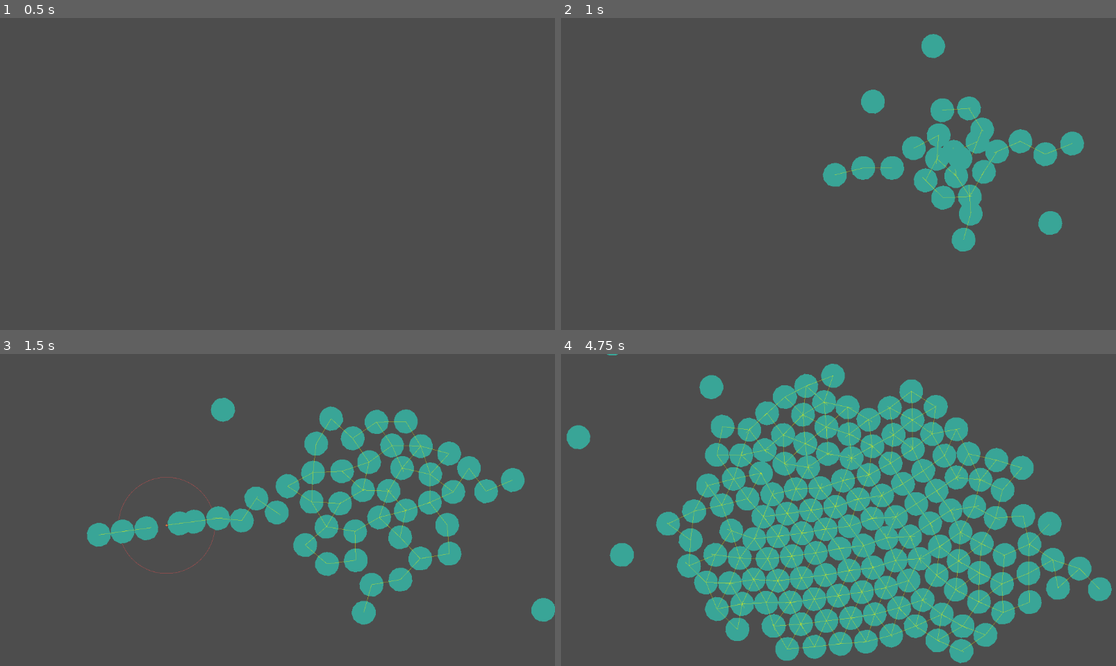
Above: before the commit, frames 1-4 (two rows, left to right).
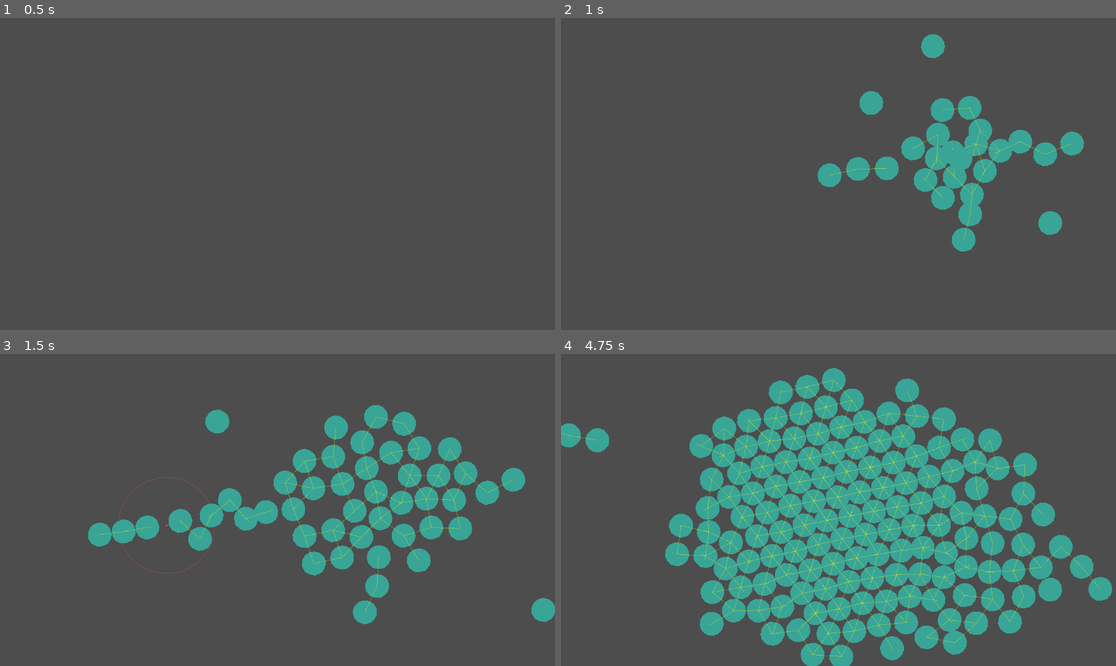
Above: after the commit, the same moments.

Repository: aeriab/testing-joints
Game: Godot game, scene res://game.tscn
Two runs of this game, one before a commit and one after it. Both use one fixed random seed, a clock stepped at 60 frames per second and the inputs below.
Inputs (mouse positions are in pixels of both pictures, inside the frame that each line leads up to):
- Up to frame 1 (0.5 s): no input
- Up to frame 2 (1 s): tap Enter at 0.5 s; move the mouse to (960, 158) at 0.52 s; hold T (spawn) from 0.53 s (still down); click (960, 158) at 0.67 s
- Up to frame 3 (1.5 s): move the mouse to (166, 525) at 1.27 s; release T (spawn) at 1.28 s; tap T (spawn) at 1.35 s; click (166, 525) at 1.42 s
- Up to frame 4 (4.75 s): move the mouse to (894, 441) at 2.02 s; hold T (spawn) 2.03-2.78 s; click (894, 441) at 2.17 s; move the mouse to (810, 572) at 2.77 s; tap T (spawn) at 2.85, 4.35 s; click (810, 572) at 2.92 s; move the mouse to (1005, 556) at 3.52 s; hold T (spawn) 3.53-4.28 s; click (1005, 556) at 3.67 s; move the mouse to (672, 463) at 4.27 s; click (672, 463) at 4.42 s

Frame 1 is identical in both runs. In frame 2, 1.3% of the frame differs, in the area x 46-95%, y 5-74%; in frame 3, 11%; in frame 4, 28%, in the area x 0-100%, y 0-100%.

Commit message:
got rid of planet radius changing logic

Diff:
--- a/Global.gd
+++ b/Global.gd
@@ -1,36 +1,4 @@
 extends Node
-
-var planet_radius: float = 1.0
-var planet_radius_update_interval: float = 0.5
-var _radius_timer: float = 0.0
-
-## What percentile of stones defines the "surface" (ignores outliers)
-@export var radius_percentile: float = 0.8
-
-func _physics_process(delta: float) -> void:
-	_radius_timer += delta
-	if _radius_timer >= planet_radius_update_interval:
-		_radius_timer = 0.0
-		_update_planet_radius()
-
-func _update_planet_radius() -> void:
-	var stones := get_tree().get_nodes_in_group("stone")
-	if stones.is_empty():
-		planet_radius = 1.0
-		return
-
-	var distances: Array[float] = []
-	for stone in stones:
-		distances.append(stone.global_position.length())
-	distances.sort()
-
-	# Use the nth percentile stone as the planet surface
-	var index := int(distances.size() * radius_percentile)
-	index = clampi(index, 0, distances.size() - 1)
-	planet_radius = maxf(distances[index], 1.0)
-	print("planet radius: " + str(planet_radius))
-
-
 
 var custom_solver_bias: float = 1.2
 
--- a/Stone.gd
+++ b/Stone.gd
@@ -17,14 +17,12 @@
 			var angle_diff = wrapf(linear_velocity.angle() - rotation, -PI, PI)
 			apply_torque(angle_diff * aero_torque_strength * linear_velocity.length())
 
-@export var planet_radius: float = 500.0  # approximate radius of your stone planet
-
 func stone_acceleration(pos: Vector2) -> Vector2:
 	var dist := pos.length()
 	if dist < 1.0:
 		return Vector2.ZERO
-	var gravity_factor := clampf(dist / planet_radius, 0.0, 1.0)
-	return pos.direction_to(Vector2.ZERO) * Global.gravity * 100 * mass * gravity_factor
+
+	return pos.direction_to(Vector2.ZERO) * Global.gravity * 100 * mass
 
 
 @export var rope_joint_scene: PackedScene
